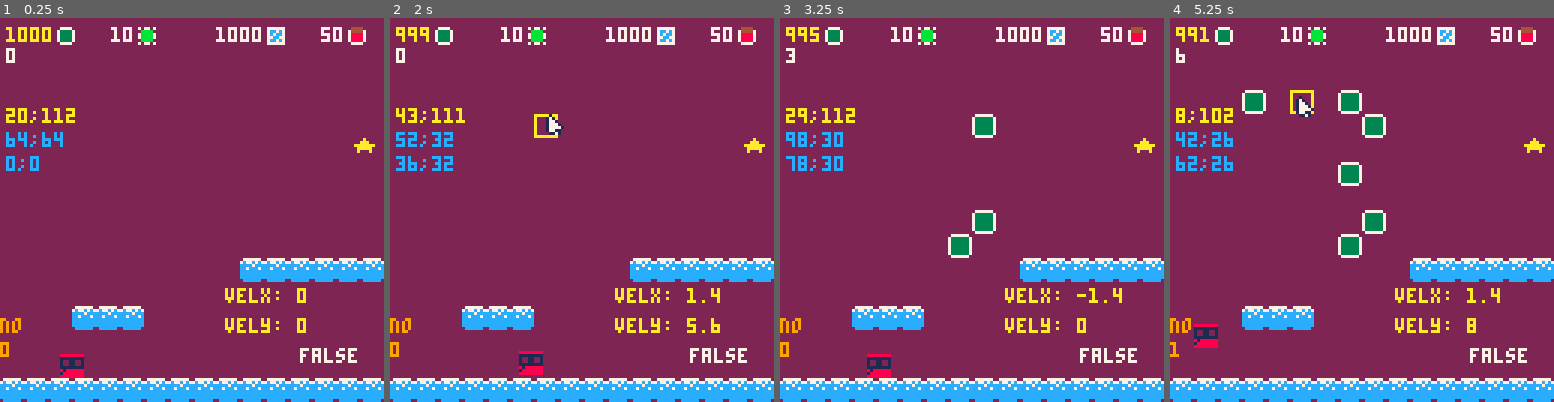
Above: before the commit, frames 1-4 (left to right).
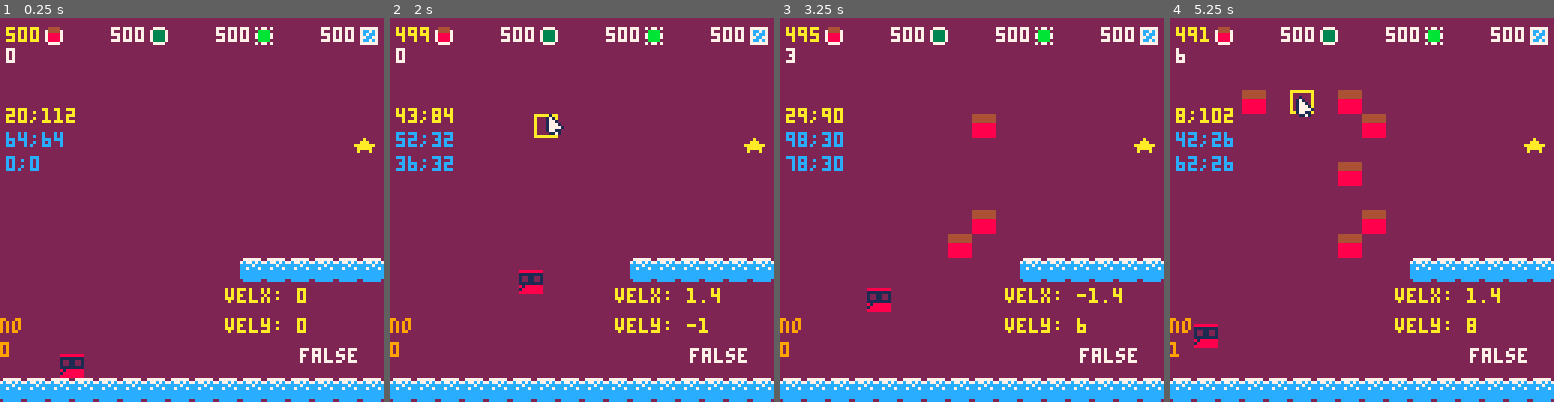
Above: after the commit, the same moments.

Repository: FlavioIero/PlatformMaker
Game: PICO-8 cartridge platformmaker.p8
Two runs of this game, one before a commit and one after it. Both use one fixed random seed, a clock stepped at 60 frames per second and the inputs below.
Inputs (mouse positions are in pixels of both pictures, inside the frame that each line leads up to):
- Up to frame 1 (0.25 s): no input
- Up to frame 2 (2 s): tap X (X key) at 0.33, 1.07, 1.85 s; click (670, 121) at 0.67 s; tap O (Z key) at 0.7, 1.7 s; click (436, 267) at 1.22 s; hold Right from 1.6 s (still down); click (497, 114) at 1.77 s
- Up to frame 3 (3.25 s): release Right at 2.1 s; tap O (Z key) at 2.1, 2.5, 2.9 s; hold Up 2.15-2.42 s; click (952, 259) at 2.32 s; hold Right 2.47-3.03 s; click (1014, 106) at 2.87 s; tap X (X key) at 2.97 s; hold Left from 3.08 s (still down)
- Up to frame 4 (5.25 s): tap O (Z key) every 0.4 s from 3.3 to 4.9 s; click (1465, 256) at 3.42 s; release Left at 3.58 s; hold Down 3.63-3.97 s; click (1231, 102) at 3.97 s; hold Right 4.02-4.68 s; tap X (X key) at 4.08, 5.2 s; click (1292, 248) at 4.52 s; hold Up 4.73-5.03 s; click (1354, 94) at 5.07 s; hold Left from 5.08 s (still down)

The runs differ from the first frame. In frame 1, 2.7% of the frame differs, in the area x 1-99%, y 2-82%; in frame 2, 3.4%; in frame 3, 4.4%; in frame 4, 4.7%, in the area x 2-99%, y 2-82%.

Commit message:
removed max X velocity and fixed collision bug
- now if the player velocity x is already bigger or smaller than the limits, it will ignore inputs in the same direction it's going
- fixed a bug where if the player collided with a block at the exact X coordinate, the game would go into an infinite loop

Diff:
--- a/platformmaker.p8
+++ b/platformmaker.p8
@@ -63,10 +63,11 @@
 
 	bm = blocks_mng:new()
 
-	bm:add_blocks(block_types.b_normal,1000)
-	bm:add_blocks(block_types.b_switch,10)
-	bm:add_blocks(block_types.b_glass,1000)
-	bm:add_blocks(block_types.b_slime,50)
+	bm:add_blocks(block_types.b_slime,500)
+	bm:add_blocks(block_types.b_normal,500)
+	bm:add_blocks(block_types.b_switch,500)
+	bm:add_blocks(block_types.b_glass,500)
+
 
 end
 
@@ -286,10 +287,12 @@
 			self.vel_y = 0
 		end
 
-		if btn(➡️) then
+		if btn(➡️) and self.vel_x < self.max_vel_x then
+			print("inside ➡️",2,60,10)
 			self.vel_x = min(self.max_vel_x,self.vel_x+self.accel)
 		end
-		if btn(⬅️) then
+		if btn(⬅️) and self.vel_x > -self.max_vel_x then
+			print("inside ⬅️",2,68,10)
 			self.vel_x = max(-self.max_vel_x,self.vel_x-self.accel)
 		end
 		self.x += self.vel_x
@@ -303,16 +306,20 @@
 			self.vel_x = 0
 		end
 		local b_coll = self:collide_blocks(self.x,self.y,8,8)
+		local moved = false
 		while self.x~=lx and
 								(collide_spr(self.x,self.y,7,7,0)
 								or b_coll) do
 			if b_coll then
 				if b_coll.x < self.x then
 					self.x = b_coll.x+8
+					moved = true
 				elseif b_coll.x > self.x then
 					self.x = b_coll.x-8
+					moved = true
 				end
-			else
+			end
+			if not b_coll or (b_coll and not moved) then
 				if self.x < lx then
 					self.x += 1
 				else
@@ -321,6 +328,7 @@
 			end
 			b_coll = self:collide_blocks(self.x,self.y,8,8)
 			self.vel_x = 0
+			moved = false
 		end
 	end,
 
@@ -506,10 +514,19 @@
 	vel_y = -10,
 
 	update = function(self)
-		if self.active and
-					collide_rect(p.x,p.y,8,8,self.x,self.y-0.01,8,2) then
+		if not self.active then return end
+		if collide_rect(p.x,p.y,8,8,self.x,self.y-0.01,8,2) then
 			p.vel_y = self.vel_y
 		end
+		--[[
+		-- delete test --
+		if collide_rect(p.x,p.y,8,8,self.x-0.01,self.y,8,8) then
+			p.vel_x = -16
+		elseif collide_rect(p.x,p.y,8,8,self.x+7,self.y,1.01,8) then
+			p.vel_x = 16
+		end
+		-- end  delete]] --
+		--]]
 	end,
 })
 
@@ -829,7 +846,7 @@
 0000000000000000000000000000000000000000000000000000000000000000000000000000000000000000000000000000000000000000000000000000000000000000000000000000000000000000000000000000000000000000000000000000000000000000000000000000000000000000000000000000000000000000
 0000000000000000000040404040404000000000000000000000000000000000000000000000000000000000000000000000000000000000000000000000000000000000000000000000000000000000000000000000000000000000000000000000000000000000000000000000000000000000000000000000000000000000
 0000000000000000000000000000000000000000000000000000000000000000000000000000000000000000000000000000000000000000000000000000000000000000000000000000000000000000000000000000000000000000000000000000000000000000000000000000000000000000000000000000000000000000
-0000004040400000000000000000000000000000000000000000000000000000000000000000000000000000000000000000000000000000000000000000000000000000000000000000000000000000000000000000000000000000000000000000000000000000000000000000000000000000000000000000000000000000
+0000131313131313000000000000000000000000000000000000000000000000000000000000000000000000000000000000000000000000000000000000000000000000000000000000000000000000000000000000000000000000000000000000000000000000000000000000000000000000000000000000000000000000
 0000000000000000000000000000000000000000000000000000000000000000000000000000000000000000000000000000000000000000000000000000000000000000000000000000000000000000000000000000000000000000000000000000000000000000000000000000000000000000000000000000000000000000
 0000000000000000000000000000000000000000000000000000000000000000000000000000000000000000000000000000000000000000000000000000000000000000000000000000000000000000000000000000000000000000000000000000000000000000000000000000000000000000000000000000000000000000
 4040404040404040404040404040404000000000000000000000000000000000000000000000000000000000000000000000000000000000000000000000000000000000000000000000000000000000000000000000000000000000000000000000000000000000000000000000000000000000000000000000000000000000
